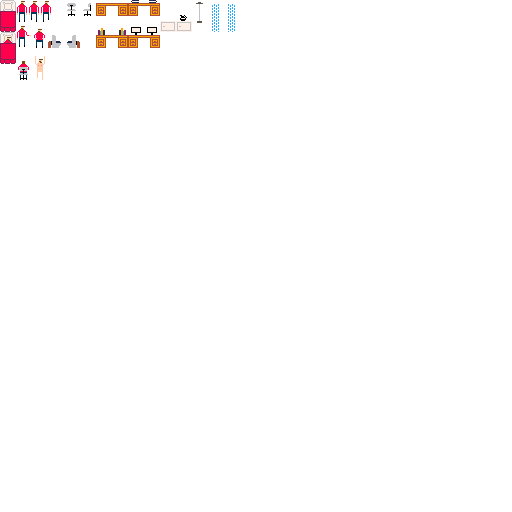
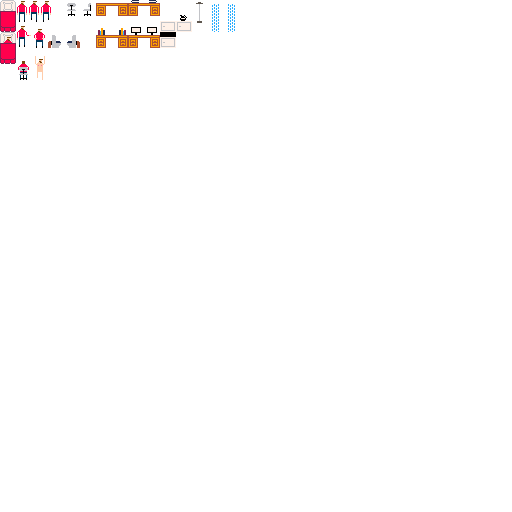
Comparing the layer stacks of the two (512, 512) images. Changes:
painted on "Background" over (x1=160, y1=32, x2=176, y2=48)
